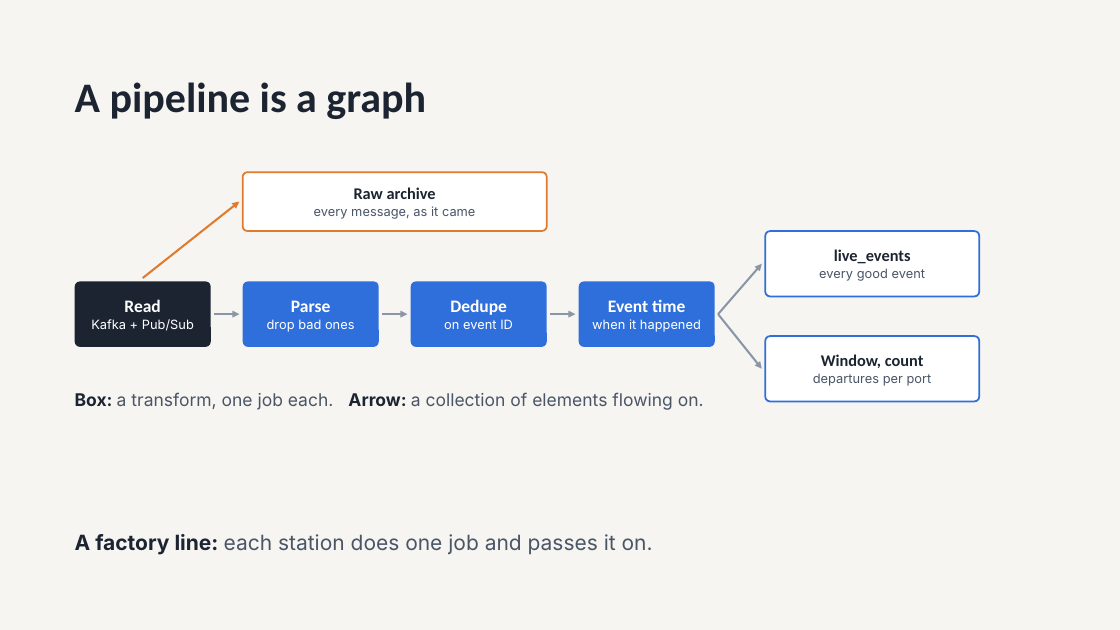
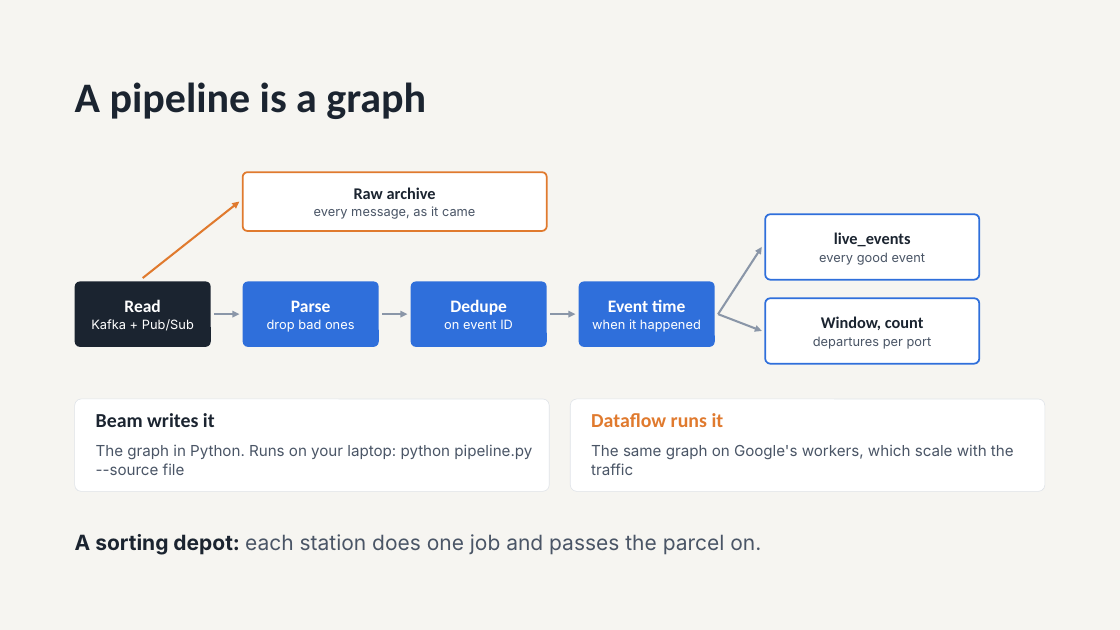
Before and after one commit to sham100768/cloud-computing-srh, a slide deck: slide 5 of sessions/07-dataflow/slides/session-07-dataflow.pptx. Drawn at 1120x630 pixels with LibreOffice and Linux fonts; fonts in the diff are those of the drawing. Boxes give left, top, right and bottom in pixels: in the first picture for what was removed or moved away, otherwise in the second. Text is boxed around its words. In the diff, an @@ line names an element or a change of style, - is before the commit and + after.

```diff
--- a/sessions/07-dataflow/slides/session-07-dataflow.pptx
+++ b/sessions/07-dataflow/slides/session-07-dataflow.pptx
@@ rounded rectangle "live_events" moved from (x1=765, y1=231, x2=980, y2=297) to (x1=765, y1=214, x2=980, y2=280) @@
@@ arrow moved from (718, 314) - (762, 264) to (718, 314) - (762, 247) @@
@@ rounded rectangle "Window, count" moved from (x1=765, y1=336, x2=980, y2=402) to (x1=765, y1=298, x2=980, y2=364) @@
@@ arrow moved from (718, 314) - (762, 369) to (718, 314) - (762, 331) @@
@@ text removed at (x1=75, y1=392, x2=704, y2=410) @@
-Box: a transform, one job each. Arrow: a collection of elements flowing on.
@@ rounded rectangle added at (x1=75, y1=399, x2=549, y2=492), fill #FFFFFF, outline #DFE3E8 0.5 pt @@
@@ text added at (x1=96, y1=413, x2=215, y2=427), 17 pt, text #1B2430, bold @@
+Beam writes it
@@ rounded rectangle added at (x1=571, y1=399, x2=1045, y2=492), fill #FFFFFF, outline #DFE3E8 0.5 pt @@
@@ text added at (x1=591, y1=413, x2=724, y2=427), 17 pt, text #E07A2E, bold @@
+Dataflow runs it
@@ text added at (x1=96, y1=444, x2=532, y2=475), 13 pt, text #4A5566 @@
+The graph in Python. Runs on your laptop: python pipeline.py --source file
@@ text added at (x1=591, y1=444, x2=1014, y2=475), 13 pt, text #4A5566 @@
+The same graph on Google's workers, which scale with the traffic
@@ text at (x1=75, y1=534, x2=761, y2=555): text changed @@
-A factory line: each station does one job and passes it on.
+A sorting depot: each station does one job and passes the parcel on.
```
Also in this commit, not shown: 3 other slides changed, 3 slides removed.
